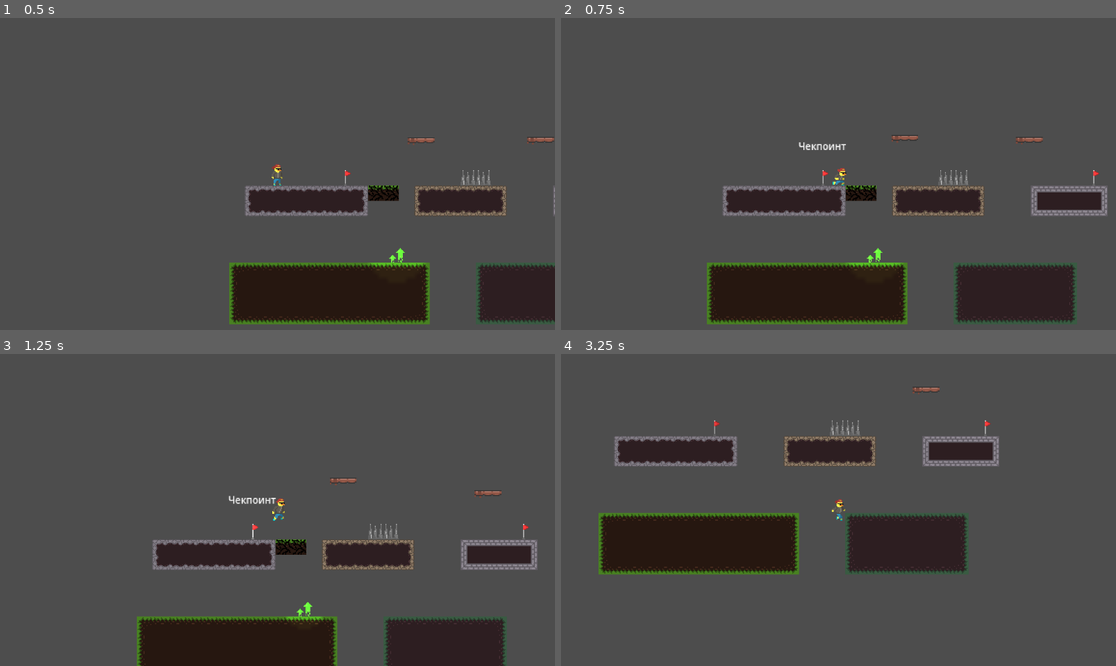
Above: before the commit, frames 1-4 (two rows, left to right).
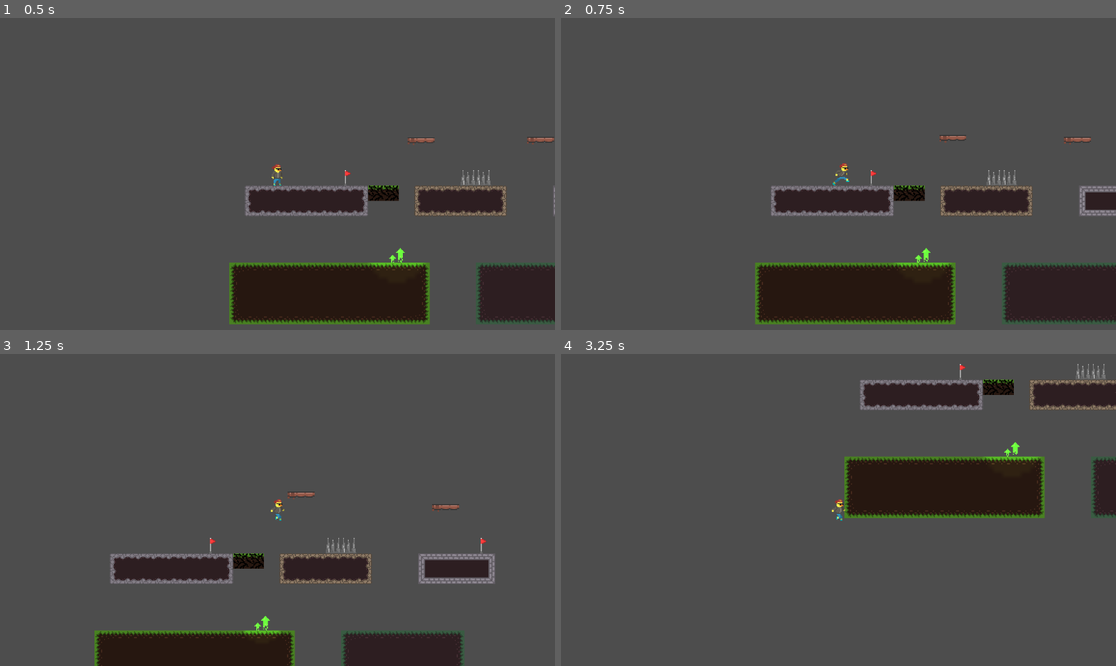
Above: after the commit, the same moments.

Repository: Wizz0/utervania
Game: Godot game, scene res://temp/level.tscn
Two runs of this game, one before a commit and one after it. Both use one fixed random seed, a clock stepped at 60 frames per second and the inputs below. The project has no main scene, so this scene is started directly.
Inputs:
- Up to frame 1 (0.5 s): no input
- Up to frame 2 (0.75 s): hold Right (ui_right) from 0.53 s (still down); tap Shift (dash) at 0.6 s
- Up to frame 3 (1.25 s): keep holding Right (ui_right); tap Space (jump) at 0.77, 0.8, 1.07 s
- Up to frame 4 (3.25 s): tap Space (jump) at 1.35, 1.52, 1.82, 2.3, 3.02 s; tap Shift (dash) at 1.55, 2.1, 2.85 s; release Right (ui_right) at 2.03 s; hold Left (ui_left) 2.03-2.78 s; hold Right (ui_right) from 2.78 s (still down)

Frame 1 is identical in both runs. In frame 2, 13% of the frame differs, in the area x 26-100%, y 37-99%; in frame 3, 14%; in frame 4, 26%, in the area x 6-100%, y 3-71%.

Commit message:
added ability checking

Diff:
--- a/scripts/dash_state.gd
+++ b/scripts/dash_state.gd
@@ -23,8 +23,11 @@
 func process(delta: float):
 	dash_timer -= delta
 	if dash_timer <= 0:
-		if Input.is_action_just_pressed("jump") and uter.jump_count < 2:
-			transitioned.emit(self, "Jump")
+		if Input.is_action_just_pressed("jump"):
+			if uter.jump_count == 0:
+				transitioned.emit(self, "Jump")
+			if uter.jump_count == 1:
+				transitioned.emit(self, "Jump")
 
 		transitioned.emit(self, "Fall")
 
--- a/scripts/fall_state.gd
+++ b/scripts/fall_state.gd
@@ -6,10 +6,13 @@
 	uter.anim.play("fall")
 
 func process(delta: float):
-	if Input.is_action_just_pressed("jump") and uter.jump_count < 2:
-		transitioned.emit(self, "Jump")
+	if Input.is_action_just_pressed("jump"):
+		if uter.jump_count == 0:
+			transitioned.emit(self, "Jump")
+		if uter.jump_count == 1 and uter.has_ability("double_jump"):
+			transitioned.emit(self, "Jump")
 
-	if Input.is_action_just_pressed("dash") and !uter.is_dash_used:
+	if Input.is_action_just_pressed("dash") and !uter.is_dash_used and uter.has_ability("dash"):
 		transitioned.emit(self, "Dash")
 
 func physics_process(delta: float) -> void:
@@ -17,7 +20,6 @@
 
 	if direction != 0:
 		uter.velocity.x = direction * uter.speed
-		#player.anim.flip_h = direction < 0
 		uter.anim.scale.x = direction
 	else:
 		uter.velocity.x = 0
--- a/scripts/idle_state.gd
+++ b/scripts/idle_state.gd
@@ -15,7 +15,7 @@
 	if Input.is_action_just_pressed("jump"):
 		transitioned.emit(self, "Jump")
 
-	if Input.is_action_just_pressed("dash"):
+	if Input.is_action_just_pressed("dash") and uter.has_ability("dash"):
 		transitioned.emit(self, "Dash")
 
 	gravity()
--- a/scripts/jump_state.gd
+++ b/scripts/jump_state.gd
@@ -17,10 +17,10 @@
 	if Input.is_action_just_released("jump"):
 		is_jump_key_held = false
 
-	if Input.is_action_just_pressed("jump") and uter.jump_count == 1:
+	if Input.is_action_just_pressed("jump") and uter.jump_count == 1 and uter.has_ability("double_jump"):
 		transitioned.emit(self, "Jump")
 
-	if Input.is_action_just_pressed("dash") and !uter.is_dash_used:
+	if Input.is_action_just_pressed("dash") and !uter.is_dash_used and uter.has_ability("dash"):
 		transitioned.emit(self, "Dash")
 
 func physics_process(delta: float):
--- a/scripts/run-state.gd
+++ b/scripts/run-state.gd
@@ -11,7 +11,7 @@
 	if Input.is_action_just_pressed("jump"):
 		transitioned.emit(self, "Jump")
 
-	if Input.is_action_just_pressed("dash"):
+	if Input.is_action_just_pressed("dash") and uter.has_ability("dash"):
 		transitioned.emit(self, "Dash")
 
 	if direction != 0:
